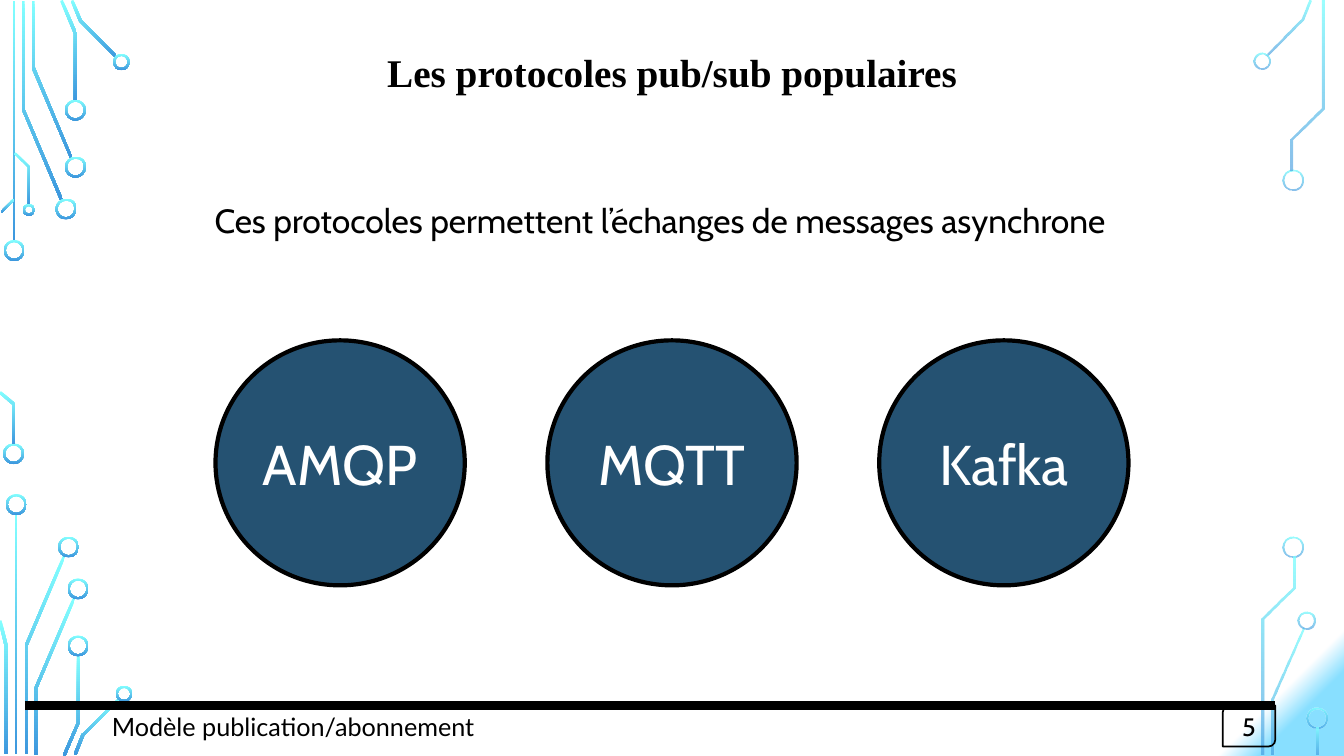
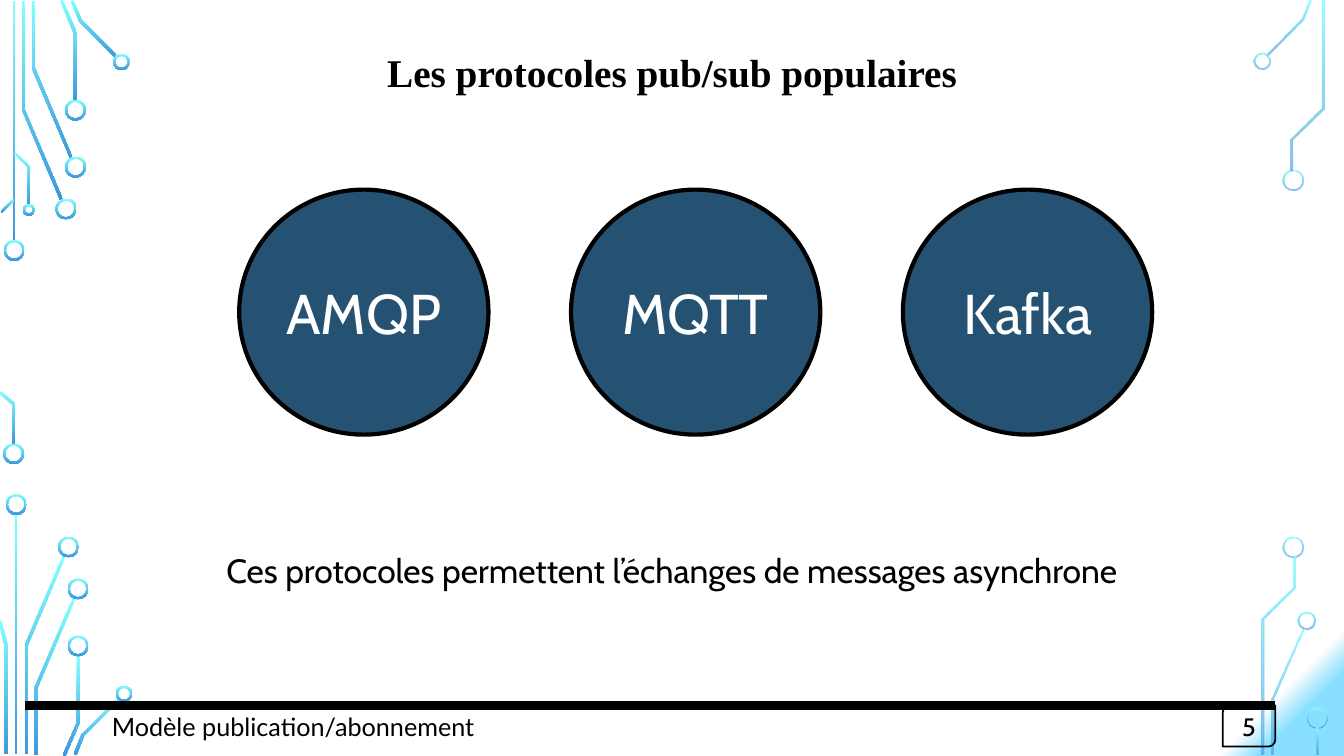
Before and after one commit to OA-Souleymane/MyGitHub-Files, a slide deck: slide 5 of Chapitres/mémoire/diapoMemoire.pptx. Drawn at 1344x756 pixels with LibreOffice and Linux fonts; fonts in the diff are those of the drawing; background and template pictures are left out. Boxes give left, top, right and bottom in pixels: in the first picture for what was removed or moved away, otherwise in the second. Text is boxed around its words. In the diff, an @@ line names an element or a change of style, - is before the commit and + after.

```diff
--- a/Chapitres/mémoire/diapoMemoire.pptx
+++ b/Chapitres/mémoire/diapoMemoire.pptx
@@ 3 ellipses: place and size @@
-3 ellipses at (216, 341, 1128, 586)
+3 ellipses at (239, 190, 1152, 435)
@@ text "Ces protocoles permettent l’échanges de ...": place and size @@
-text "Ces protocoles permettent l’échanges de ..." at (215, 207, 1105, 241)
+text "Ces protocoles permettent l’échanges de ..." at (226, 557, 1117, 591)
```
Also in this commit, not shown: 11 other slides changed, 2 slides added, 2 slides removed, 3 other files.
